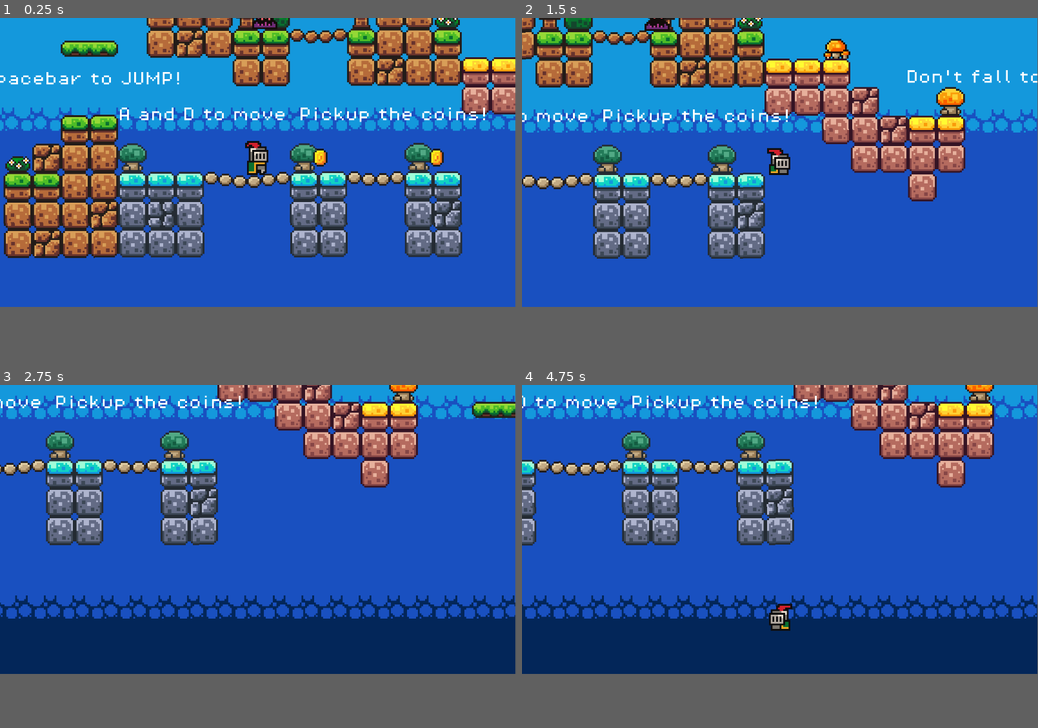
Above: before the commit, frames 1-4 (two rows, left to right).
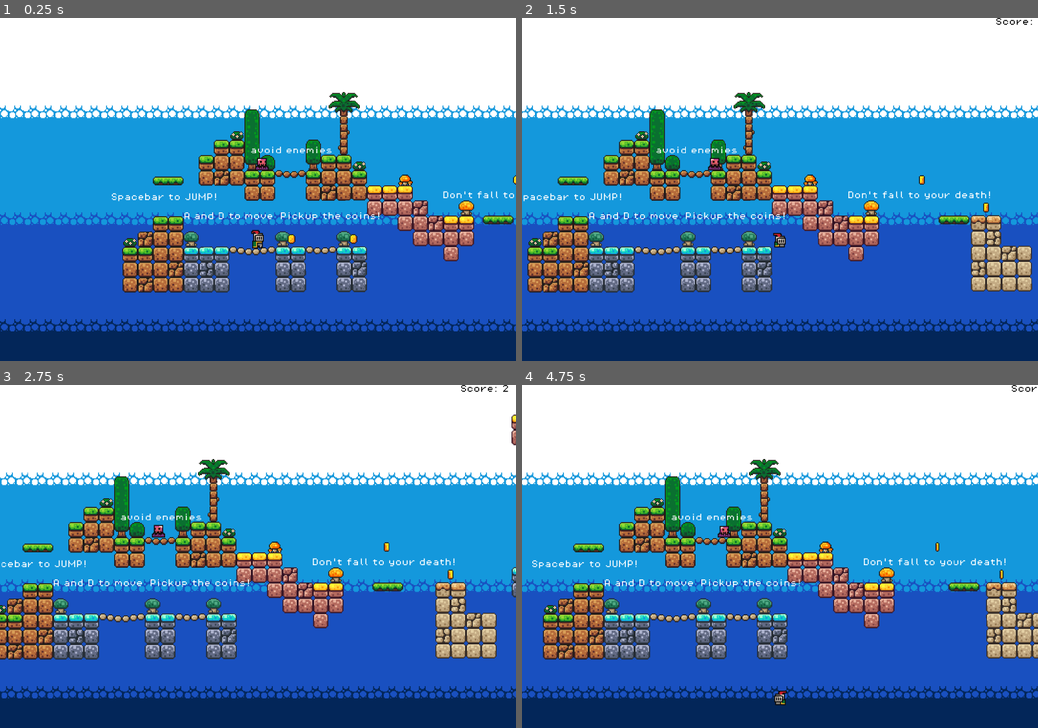
Above: after the commit, the same moments.

Repository: jordonbigelow/Brackeys-Godot-Platformer-Tutorial
Game: Godot game, scene res://scenes/game.tscn
The game is run twice, just before and just after one commit, with the same random seed, the same clock (stepped at 60 frames per second) and the same inputs.
Inputs (mouse positions are in pixels of both pictures, inside the frame that each line leads up to):
- Up to frame 1 (0.25 s): no input
- Up to frame 2 (1.5 s): tap Enter at 0.5, 0.6 s; move the mouse to (893, 148) at 0.52 s; hold D (move_right) from 0.53 s (still down); click (893, 148) at 0.67 s; tap Space (jump) at 0.77 s; move the mouse to (676, 175) at 1.27 s; tap F at 1.35 s
- Up to frame 3 (2.75 s): tap Space (jump) at 1.52 s; move the mouse to (309, 467) at 2.02 s; release D (move_right) at 2.03 s; hold A (move_left) from 2.03 s (still down); tap Enter at 2.1 s
- Up to frame 4 (4.75 s): move the mouse to (754, 587) at 2.77 s; release A (move_left) at 2.78 s; hold D (move_right) 2.78-4.28 s; tap F at 2.85, 4.35 s; click (754, 587) at 2.92 s; tap Space (jump) at 3.02, 3.77, 4.52 s; move the mouse to (934, 573) at 3.52 s; tap Enter at 3.6 s; move the mouse to (625, 484) at 4.27 s; hold A (move_left) from 4.28 s (still down)
In our replay, the window is 799x449 before the commit and 800x533 after it. These sizes can differ from the game's own. Grey fills any space a smaller window leaves; there, only what the larger window draws over its background counts as a difference.

The runs differ from the first frame. In frame 1, 73% of the frame differs, in the area x 0-100%, y 0-92%; in frame 2, 73%; in frame 3, 86%; in frame 4, 86%, in the area x 0-100%, y 0-94%.

Commit message:
updated to Godot 4.4

Diff:
--- a/project.godot
+++ b/project.godot
@@ -12,12 +12,17 @@
 
 config/name="Brackeys Godot Tutorial"
 run/main_scene="res://scenes/game.tscn"
-config/features=PackedStringArray("4.3", "Forward Plus")
+config/features=PackedStringArray("4.4", "Forward Plus")
 config/icon="res://assets/sprites/icon.svg"
 
 [autoload]
 
 Music="*res://scenes/music.tscn"
+
+[display]
+
+window/size/viewport_width=2160
+window/size/viewport_height=1440
 
 [editor_plugins]
 
--- a/scenes/coin.tscn
+++ b/scenes/coin.tscn
@@ -193,8 +193,8 @@
 
 [sub_resource type="AnimationLibrary" id="AnimationLibrary_oqvti"]
 _data = {
-"RESET": SubResource("Animation_aflg2"),
-"pick_up": SubResource("Animation_hvoxq")
+&"RESET": SubResource("Animation_aflg2"),
+&"pick_up": SubResource("Animation_hvoxq")
 }
 
 [node name="Coin" type="Area2D"]
@@ -216,7 +216,7 @@
 
 [node name="AnimationPlayer" type="AnimationPlayer" parent="."]
 libraries = {
-"": SubResource("AnimationLibrary_oqvti")
+&"": SubResource("AnimationLibrary_oqvti")
 }
 
 [connection signal="body_entered" from="." to="." method="_on_body_entered"]
--- a/scenes/enemy.tscn
+++ b/scenes/enemy.tscn
@@ -51,7 +51,6 @@
 sprite_frames = SubResource("SpriteFrames_jicve")
 animation = &"idle"
 autoplay = "idle"
-frame_progress = 0.275505
 
 [node name="Killzone" parent="." instance=ExtResource("2_kt5ak")]
 
--- a/scenes/game.tscn
+++ b/scenes/game.tscn
@@ -267,8 +267,8 @@
 
 [sub_resource type="AnimationLibrary" id="AnimationLibrary_3snaw"]
 _data = {
-"RESET": SubResource("Animation_6phf6"),
-"move": SubResource("Animation_dblc4")
+&"RESET": SubResource("Animation_6phf6"),
+&"move": SubResource("Animation_dblc4")
 }
 
 [node name="Game" type="Node2D"]
@@ -399,6 +399,6 @@
 
 [node name="AnimationPlayer" type="AnimationPlayer" parent="Platforms/MovingPlatform"]
 libraries = {
-"": SubResource("AnimationLibrary_3snaw")
+&"": SubResource("AnimationLibrary_3snaw")
 }
 autoplay = "move"
Not shown, added: addons/godot-vim/godot-vim.gd.uid
Not shown, changed: assets/fonts/PixelOperator8-Bold.ttf.import
Not shown, changed: assets/fonts/PixelOperator8.ttf.import
Not shown: 1 places in scenes/coin.tscn that only renumber resources
Not shown: 1 places in scenes/enemy.tscn that only renumber resources
Not shown: 1 places in scenes/game.tscn that only renumber resources
Not shown: 1 places in scenes/killzone.tscn that only renumber resources
Not shown: 1 places in scenes/player.tscn that only renumber resources
Not shown, added: scripts/coin.gd.uid
Not shown, added: scripts/enemy.gd.uid
Not shown, added: scripts/game_manager.gd.uid
Not shown, added: scripts/killzone.gd.uid
(and 1 more such lines)
